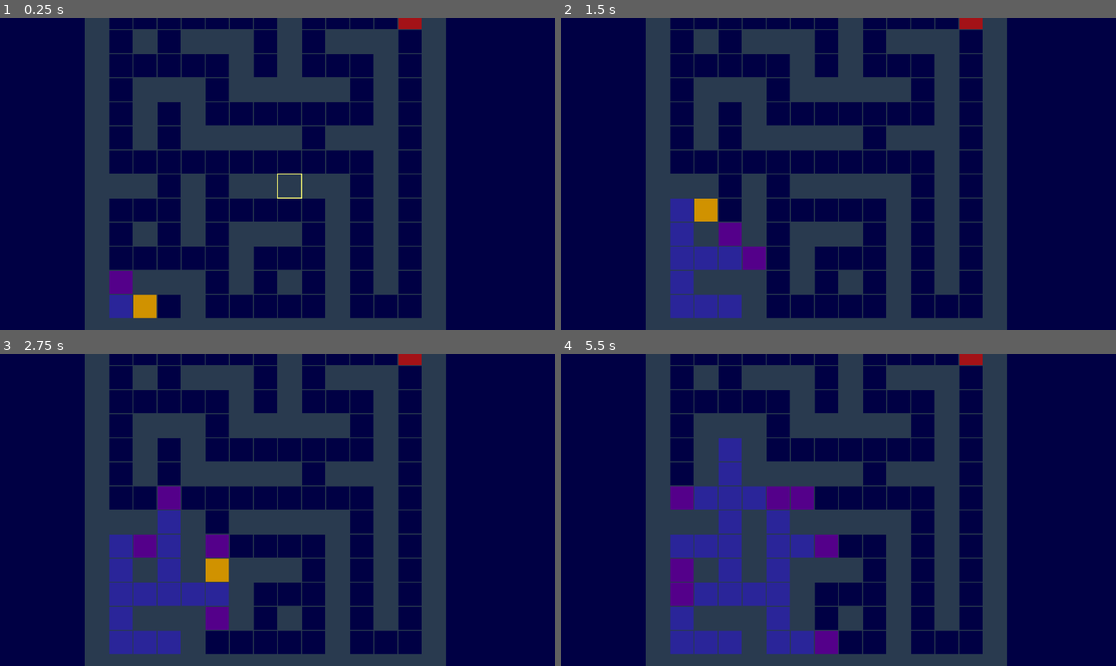
Above: before the commit, frames 1-4 (two rows, left to right).
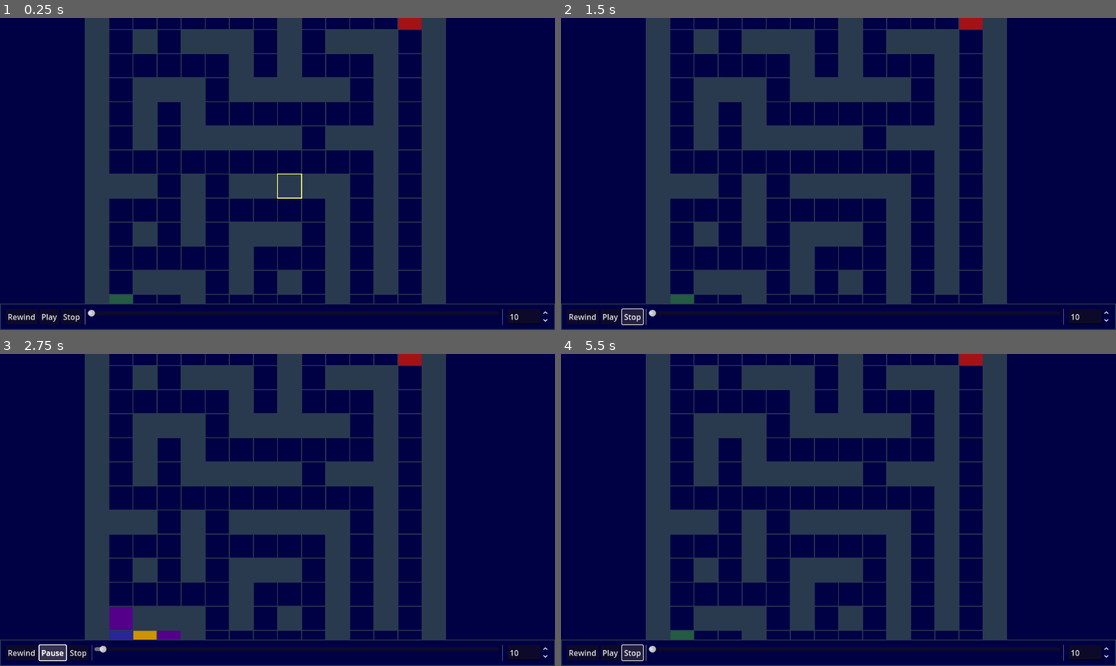
Above: after the commit, the same moments.

Repository: Foolminate/kintsugi-workbench
Game: Godot game, scene res://problems/advent-of-code/aoc-2024/16/day16.tscn
Two runs of this game, one before a commit and one after it. Both use one fixed random seed, a clock stepped at 60 frames per second and the inputs below. This scene is started directly instead of the project's main scene.
Inputs (mouse positions are in pixels of both pictures, inside the frame that each line leads up to):
- Up to frame 1 (0.25 s): no input
- Up to frame 2 (1.5 s): click (583, 317) at 0.5 s, where only the run after the commit has a clickable "Rewind"; click (633, 317) at 1.25 s, where only the run after the commit has a clickable "Stop"
- Up to frame 3 (2.75 s): click (49, 653) at 2 s, where only the run after the commit has a clickable "Play"
- Up to frame 4 (5.5 s): click (616, 653) at 2.75 s, where only the run after the commit has a clickable "Pause"; click (610, 653) at 3.5 s, where only the run after the commit has a clickable "Play"; click (583, 653) at 4.25 s, where only the run after the commit has a clickable "Rewind"; click (638, 653) at 5 s, where only the run after the commit has a clickable "Stop"

The runs differ from the first frame. In frame 1, 5.8% of the frame differs, in the area x 0-100%, y 81-100%; in frame 2, 8.7%; in frame 3, 11%; in frame 4, 15%, in the area x 0-100%, y 26-100%.

Commit message:
feat: added basic ui

Diff:
--- /dev/null
+++ b/core/components/ui/playback_controls.gd
@@ -0,0 +1,47 @@
+extends PanelContainer
+
+signal on_play_pressed()
+signal on_pause_pressed()
+signal on_stop_pressed()
+signal on_rewind_pressed()
+signal on_step_requested(index: int)
+signal on_speed_changed(new_speed: float)
+
+@onready var rewind_button: Button = %RewindButton
+@onready var play_pause_button: Button = %PlayPauseButton
+@onready var timeline_slider: HSlider = %TimelineSlider
+@onready var speed_selector: SpinBox = %SpeedSelector
+
+var is_playing: bool = false
+
+func set_playback_state(playing: bool) -> void:
+	is_playing = playing
+	play_pause_button.text = "Pause" if playing else "Play"
+	play_pause_button.modulate = Color(1.5, 1.5, 1.5) if playing else Color(1, 1, 1)
+
+func set_playback_speed(speed: float) -> void:
+	speed_selector.value = speed
+
+func update_timeline_range(max_steps: int) -> void:
+	timeline_slider.max_value = max_steps - 1
+
+func update_current_step(index: int) -> void:
+	timeline_slider.set_value_no_signal(index)
+
+func change_timeline_range(current_index: int, total_steps: int) -> void:
+	timeline_slider.min_value = -1
+	timeline_slider.max_value = total_steps - 1
+	timeline_slider.set_value_no_signal(current_index)
+
+func _ready() -> void:
+	play_pause_button.pressed.connect(_on_play_pause_toggled)
+	%StopButton.pressed.connect(func(): on_stop_pressed.emit())
+	%RewindButton.pressed.connect(func(): on_rewind_pressed.emit())
+	timeline_slider.value_changed.connect(func(value): on_step_requested.emit(int(value)))
+	speed_selector.value_changed.connect(func(value: float): on_speed_changed.emit(value))
+
+func _on_play_pause_toggled() -> void:
+	if is_playing:
+		on_pause_pressed.emit()
+	else:
+		on_play_pressed.emit()
--- /dev/null
+++ b/core/components/ui/playback_controls.tscn
@@ -0,0 +1,68 @@
+[gd_scene load_steps=3 format=3 uid="uid://d0l4q4b3pkl8g"]
+
+[ext_resource type="Script" uid="uid://0vtvo28dacqh" path="res://core/components/ui/playback_controls.gd" id="1_0ba72"]
+
+[sub_resource type="StyleBoxFlat" id="StyleBoxFlat_wml7y"]
+bg_color = Color(0.023529412, 0, 0.27058825, 1)
+border_width_left = 2
+border_width_top = 2
+border_width_right = 2
+border_width_bottom = 2
+border_color = Color(0.16862746, 0.23137255, 0.30980393, 1)
+
+[node name="PlaybackControls" type="PanelContainer"]
+anchors_preset = 12
+anchor_top = 1.0
+anchor_right = 1.0
+anchor_bottom = 1.0
+offset_top = -31.0
+grow_horizontal = 2
+grow_vertical = 0
+theme_override_styles/panel = SubResource("StyleBoxFlat_wml7y")
+script = ExtResource("1_0ba72")
+
+[node name="MarginContainer" type="MarginContainer" parent="."]
+layout_mode = 2
+theme_override_constants/margin_left = 10
+theme_override_constants/margin_top = 10
+theme_override_constants/margin_right = 10
+theme_override_constants/margin_bottom = 10
+
+[node name="HBoxContainer" type="HBoxContainer" parent="MarginContainer"]
+layout_mode = 2
+
+[node name="RewindButton" type="Button" parent="MarginContainer/HBoxContainer"]
+unique_name_in_owner = true
+layout_mode = 2
+text = "Rewind"
+
+[node name="PlayPauseButton" type="Button" parent="MarginContainer/HBoxContainer"]
+unique_name_in_owner = true
+layout_mode = 2
+text = "Play"
+
+[node name="StopButton" type="Button" parent="MarginContainer/HBoxContainer"]
+unique_name_in_owner = true
+layout_mode = 2
+text = "Stop"
+
+[node name="VSeparator" type="VSeparator" parent="MarginContainer/HBoxContainer"]
+layout_mode = 2
+
+[node name="TimelineSlider" type="HSlider" parent="MarginContainer/HBoxContainer"]
+unique_name_in_owner = true
+layout_mode = 2
+size_flags_horizontal = 3
+
+[node name="VSeparator2" type="VSeparator" parent="MarginContainer/HBoxContainer"]
+layout_mode = 2
+
+[node name="SpeedLabel" type="Label" parent="MarginContainer/HBoxContainer"]
+unique_name_in_owner = true
+layout_mode = 2
+
+[node name="SpeedSelector" type="SpinBox" parent="MarginContainer/HBoxContainer"]
+unique_name_in_owner = true
+layout_mode = 2
+min_value = 1.0
+value = 1.0
--- a/core/engine/conductor.gd
+++ b/core/engine/conductor.gd
@@ -1,12 +1,15 @@
 class_name Conductor
 extends Node
 
-signal stepped_forward(step: Step)
-signal stepped_backward(step: Step)
-signal timeline_updated(current_index: int, total_steps: int)
-signal playback_finished()
-signal divergence_resolution_started()
-signal divergence_resolution_finished()
+signal on_stepped_forward(step: Step)
+signal on_stepped_backward(step: Step)
+signal on_timeline_changed(current_index: int, total_steps: int)
+signal on_timeline_updated(current_index: int)
+signal on_playback_finished()
+signal on_playback_state_changed(is_playing: bool)
+signal on_rewinding()
+signal on_divergence_resolution_started()
+signal on_divergence_resolution_finished()
 
 var _trace: Array[Step] = []
 var _head: int = -1
@@ -23,45 +26,57 @@
 func load_trace(trace: Array[Step]) -> void:
     _trace = trace
     _head = -1
-    _is_playing = true
-    timeline_updated.emit(_head, _trace.size())
+    _is_playing = false
+    on_playback_state_changed.emit(_is_playing)
+    on_timeline_changed.emit(_head, _trace.size())
 
 func step(direction: int) -> bool:
     if direction == 1:
         if _head >= _trace.size() - 1:
-            playback_finished.emit()
+            on_playback_finished.emit()
             return false
 
         _head += 1
-        stepped_forward.emit(_trace[_head])
+        on_stepped_forward.emit(_trace[_head])
     else:
         if _head < 0: return false
 
-        stepped_backward.emit(_trace[_head])
+        on_stepped_backward.emit(_trace[_head])
         _head -= 1
 
-    timeline_updated.emit(_head, _trace.size())
+    on_timeline_updated.emit(_head)
 
     return true
 
-func play_forward() -> void:
+func play() -> void:
     _is_playing = true
     _playback_direction = 1
-
-func play_backward() -> void:
-    _is_playing = true
-    _playback_direction = -1
+    on_playback_state_changed.emit(_is_playing)
 
 func pause() -> void:
     _is_playing = false
+    on_playback_state_changed.emit(_is_playing)
 
 func stop() -> void:
     _is_playing = false
-    _head = -1
-    timeline_updated.emit(_head, _trace.size())
+    seek(-1)
+    on_timeline_updated.emit(_head)
+    on_playback_state_changed.emit(_is_playing)
+
+func rewind() -> void:
+    _is_playing = true
+    _playback_direction = -1
+    on_playback_state_changed.emit(_is_playing)
 
 func set_playback_speed(steps_per_second: float) -> void:
     _playback_speed = max(0.001, steps_per_second)
+
+func seek(index: int) -> void:
+    index = clamp(index, -1, _trace.size() - 1)
+    while _head < index:
+        step(1)
+    while _head > index:
+        step(-1)
 
 func update_trace(new_trace: Array[Step]) -> void:
     var limit = min(_trace.size(), new_trace.size())
@@ -80,18 +95,18 @@
         _is_resolving_divergence = true
         _saved_speed = _playback_speed
         _playback_speed = max(_playback_speed, 50.0) # Accelerated rewind
-        divergence_resolution_started.emit()
-        play_backward()
+        on_divergence_resolution_started.emit()
+        rewind()
     else:
         _trace = new_trace
-        timeline_updated.emit(_head, _trace.size())
+        on_timeline_changed.emit(_head, _trace.size())
 
 func _stop_divergence_resolution() -> void:
     _is_resolving_divergence = false
     _playback_speed = _saved_speed
     _trace = _pending_trace
-    timeline_updated.emit(_head, _trace.size())
-    divergence_resolution_finished.emit()
+    on_timeline_changed.emit(_head, _trace.size())
+    on_divergence_resolution_finished.emit()
 
 func _process(delta: float) -> void:
     if not _is_playing: return
@@ -103,11 +118,11 @@
         _time_accumulator -= step_interval
 
         if _is_resolving_divergence and _head <= _rewind_target_index:
-            # Stop rewinding and switch to new trace
+            # Stop on_rewinding and switch to new trace
             _stop_divergence_resolution()
-            play_forward()
+            play()
             return
 
         if not step(_playback_direction):
-            _is_playing = false
+            pause()
             break
--- a/core/engine/orchestrator.gd
+++ b/core/engine/orchestrator.gd
@@ -6,6 +6,7 @@
 
 @onready var grid_visualizer: GridVisualizer = $GridVisualizer
 @onready var conductor: Conductor = $Conductor
+@onready var playback_controls: PanelContainer = %PlaybackControls
 
 @export_group("Problem Configuration")
 @export var solver_script: Script
@@ -24,12 +25,24 @@
 	_solver = solver_script.new()
 	assert(_solver is Solver, "Solver script did not instantiate a Solver.")
 
-	conductor.stepped_forward.connect(_on_conductor_stepped_forward)
-	conductor.stepped_backward.connect(_on_conductor_stepped_backward)
-	conductor.divergence_resolution_started.connect(func(): _is_resolving_divergence = true)
-	conductor.divergence_resolution_finished.connect(func(): _is_resolving_divergence = false)
+	conductor.on_stepped_forward.connect(_on_conductor_stepped_forward)
+	conductor.on_stepped_backward.connect(_on_conductor_stepped_backward)
+	conductor.on_divergence_resolution_started.connect(func(): _is_resolving_divergence = true)
+	conductor.on_divergence_resolution_finished.connect(func(): _is_resolving_divergence = false)
+	conductor.on_timeline_changed.connect(func(current_index, total_steps): playback_controls.change_timeline_range(current_index, total_steps))
+	conductor.on_timeline_updated.connect(func(current_index): playback_controls.update_current_step(current_index))
+
+	conductor.on_playback_state_changed.connect(func(is_playing): playback_controls.set_playback_state(is_playing))
+	playback_controls.on_play_pressed.connect(conductor.play)
+	playback_controls.on_pause_pressed.connect(conductor.pause)
+	playback_controls.on_stop_pressed.connect(conductor.stop)
+	playback_controls.on_rewind_pressed.connect(conductor.rewind)
+	playback_controls.on_step_requested.connect(func(index): conductor.seek(index))
+	playback_controls.on_speed_changed.connect(func(speed): conductor.set_playback_speed(speed))
+
 	grid_visualizer.cell_clicked.connect(_on_grid_input)
 
+	playback_controls.set_playback_speed(10.0)
 	var initial_data = _solver.parse_input(puzzle_input.text)
 
 	load_problem(initial_data)
--- a/problems/advent-of-code/aoc-2024/16/day16.tscn
+++ b/problems/advent-of-code/aoc-2024/16/day16.tscn
@@ -1,10 +1,11 @@
-[gd_scene load_steps=8 format=3 uid="uid://cjt6ik5w2bq5c"]
+[gd_scene load_steps=9 format=3 uid="uid://cjt6ik5w2bq5c"]
 
 [ext_resource type="Script" uid="uid://oiisyuh2r2tx" path="res://core/engine/orchestrator.gd" id="1_7xwwu"]
 [ext_resource type="Script" uid="uid://cbrg7a0bfixmh" path="res://problems/advent-of-code/aoc-2024/16/day16_solver.gd" id="2_r3ld2"]
 [ext_resource type="Script" uid="uid://bosjr8hgu4ogc" path="res://problems/templates/camera_controller.gd" id="2_tmm2l"]
 [ext_resource type="PackedScene" uid="uid://dl22h5lactcuq" path="res://core/components/grid/grid_visualizer.tscn" id="3_fc6nv"]
 [ext_resource type="Script" uid="uid://da3lgpr3p4k2t" path="res://core/engine/puzzle_input.gd" id="3_pf1di"]
+[ext_resource type="PackedScene" uid="uid://d0l4q4b3pkl8g" path="res://core/components/ui/playback_controls.tscn" id="5_fqc0c"]
 [ext_resource type="Script" uid="uid://cm131hj1jnwr4" path="res://core/engine/conductor.gd" id="6_pf1di"]
 
 [sub_resource type="Resource" id="Resource_fqc0c"]
@@ -40,6 +41,9 @@
 
 [node name="UiLayer" type="CanvasLayer" parent="."]
 
+[node name="PlaybackControls" parent="UiLayer" instance=ExtResource("5_fqc0c")]
+unique_name_in_owner = true
+
 [node name="GridVisualizer" parent="." instance=ExtResource("3_fc6nv")]
 z_index = -1
 
--- a/problems/templates/aoc_base.tscn
+++ b/problems/templates/aoc_base.tscn
@@ -1,8 +1,9 @@
-[gd_scene load_steps=5 format=3 uid="uid://dgnqcdr03m2ed"]
+[gd_scene load_steps=6 format=3 uid="uid://dgnqcdr03m2ed"]
 
 [ext_resource type="Script" uid="uid://bosjr8hgu4ogc" path="res://problems/templates/camera_controller.gd" id="1_j46sy"]
 [ext_resource type="Script" uid="uid://oiisyuh2r2tx" path="res://core/engine/orchestrator.gd" id="1_rqq8a"]
 [ext_resource type="PackedScene" uid="uid://dl22h5lactcuq" path="res://core/components/grid/grid_visualizer.tscn" id="2_rqq8a"]
+[ext_resource type="PackedScene" uid="uid://d0l4q4b3pkl8g" path="res://core/components/ui/playback_controls.tscn" id="3_lfe46"]
 [ext_resource type="Script" uid="uid://cm131hj1jnwr4" path="res://core/engine/conductor.gd" id="4_itbju"]
 
 [node name="AocBase" type="Node2D"]
@@ -15,6 +16,9 @@
 script = ExtResource("1_j46sy")
 
 [node name="UiLayer" type="CanvasLayer" parent="."]
+
+[node name="PlaybackControls" parent="UiLayer" instance=ExtResource("3_lfe46")]
+unique_name_in_owner = true
 
 [node name="GridVisualizer" parent="." instance=ExtResource("2_rqq8a")]
 z_index = -1
Empty file removed: core/components/grid_visualizer.gd
Not shown, removed: core/components/grid_visualizer.gd.uid
Not shown, added: core/components/ui/playback_controls.gd.uid
Not shown, changed: problems/advent-of-code/aoc-2024/16/day16_example.txt
